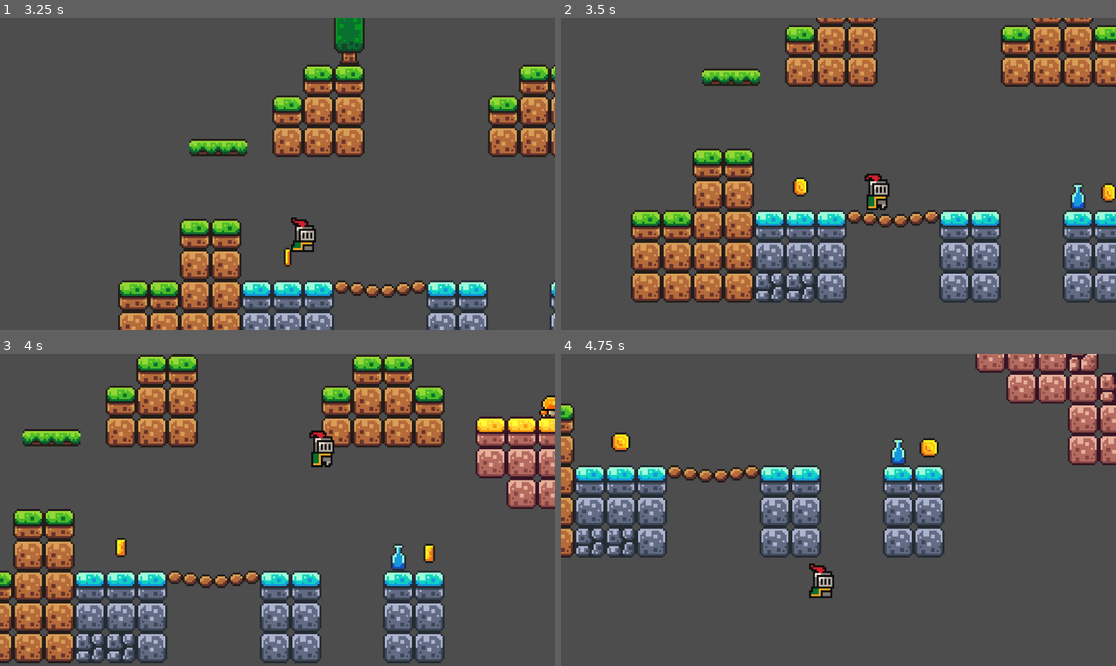
Above: before the commit, frames 1-4 (two rows, left to right).
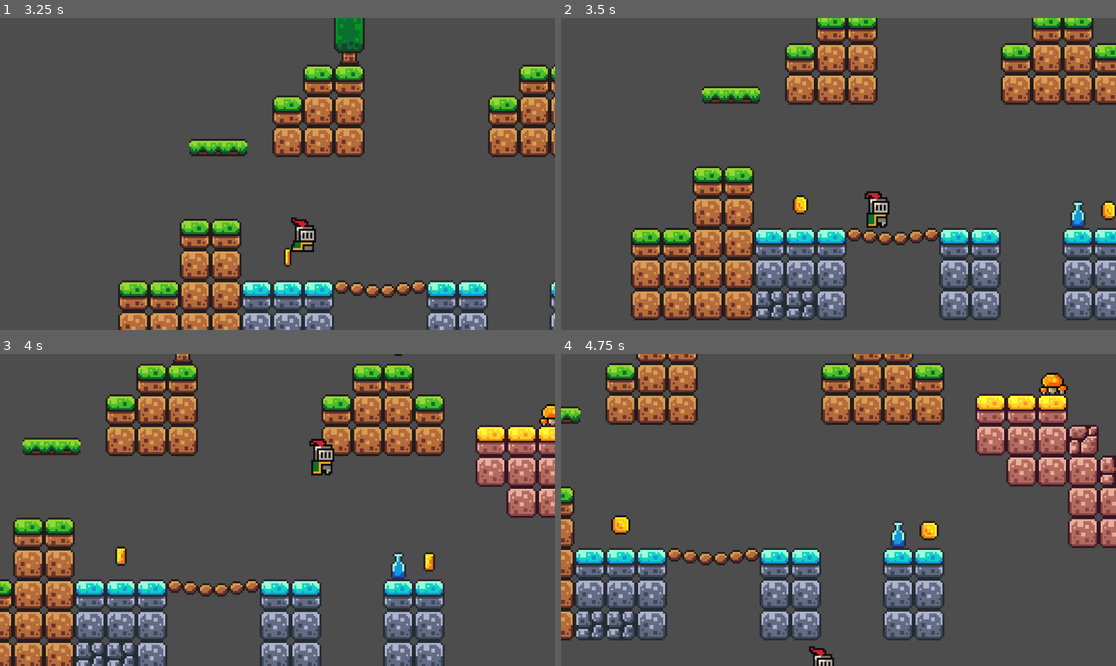
Above: after the commit, the same moments.

Repository: Paulrod20/first-godot-game
Game: Godot game, scene res://scenes/game.tscn
Two runs of this game, one before a commit and one after it. Both use one fixed random seed, a clock stepped at 60 frames per second and the inputs below.
Inputs:
- Up to frame 1 (3.25 s): tap Enter (ui_accept) at 0.5, 0.77, 1.52, 3.02 s; hold Right (ui_right) 0.53-2.03 s; hold Left (ui_left) 2.03-2.78 s; hold Right (ui_right) from 2.78 s (still down)
- Up to frame 2 (3.5 s): keep holding Right (ui_right)
- Up to frame 3 (4 s): keep holding Right (ui_right); tap Enter (ui_accept) at 3.77 s
- Up to frame 4 (4.75 s): release Right (ui_right) at 4.28 s; hold Left (ui_left) from 4.28 s (still down); tap Enter (ui_accept) at 4.52 s

Frame 1 is identical in both runs. In frame 2, 30% of the frame differs, in the area x 12-100%, y 0-97%; in frame 3, 28%; in frame 4, 40%, in the area x 0-100%, y 0-100%.

Commit message:
added killzone and restart feature. When you fall off, game restarts

Diff:
--- a/scenes/game.tscn
+++ b/scenes/game.tscn
@@ -229,6 +229,8 @@
 [node name="Camera2D" type="Camera2D" parent="Player"]
 position = Vector2(0, -5)
 zoom = Vector2(4, 4)
+limit_bottom = 130
+limit_smoothed = true
 position_smoothing_enabled = true
 
 [node name="Platform" parent="." instance=ExtResource("3_lnu2h")]
--- /dev/null
+++ b/scenes/killzone.tscn
@@ -0,0 +1,4 @@
+[gd_scene format=3 uid="uid://btvetxn3a0nfn"]
+
+[node name="Killzone" type="Area2D"]
+collision_mask = 2
--- /dev/null
+++ b/scripts/killzone.gd
@@ -0,0 +1,10 @@
+extends Area2D
+
+@onready var timer = $Timer
+
+func _on_body_entered(body):
+	print("You died")
+	timer.start(	)
+
+func _on_timer_timeout() -> void:
+	pass # Replace with function body.
Not shown, added: scripts/killzone.gd.uid
